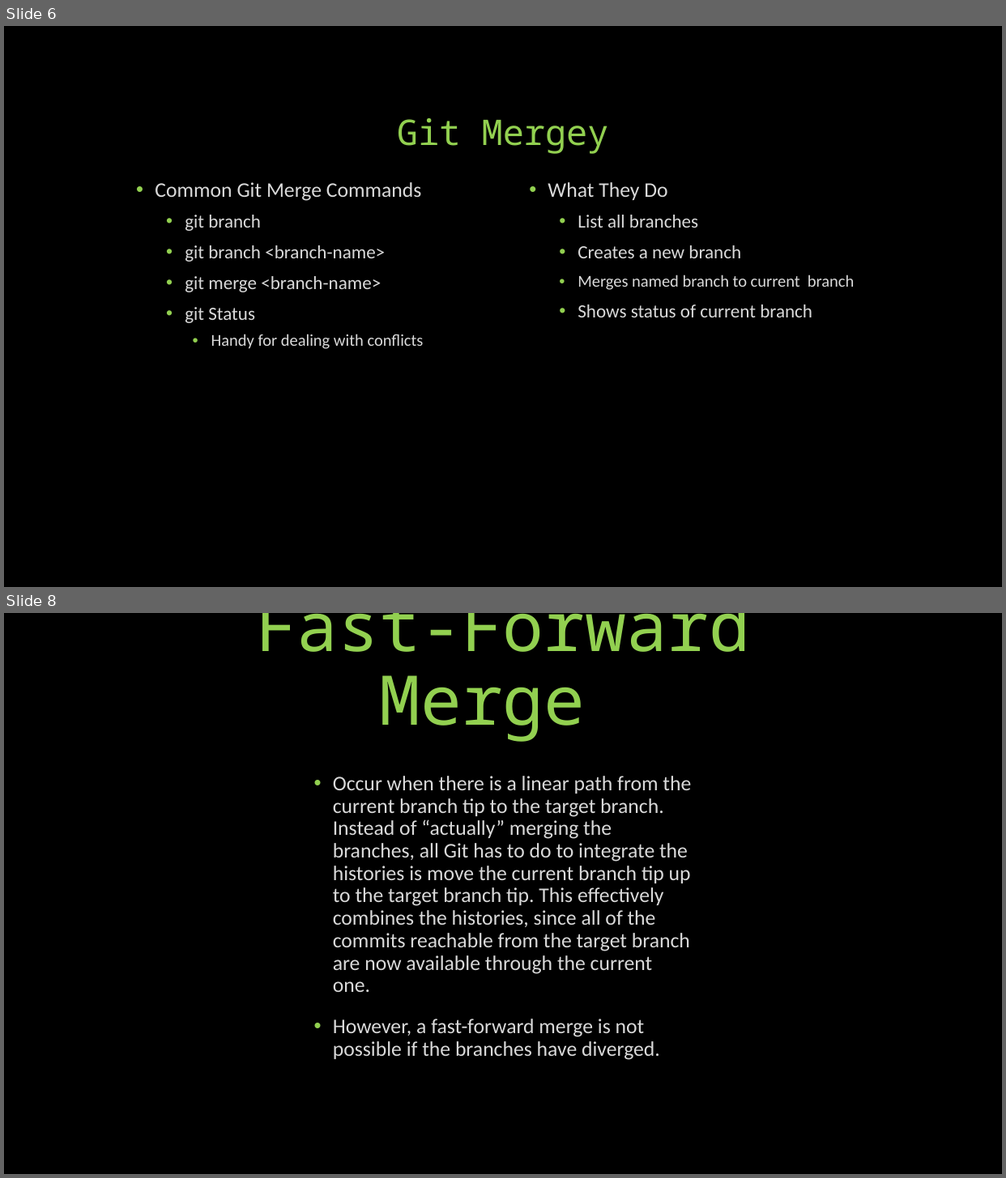
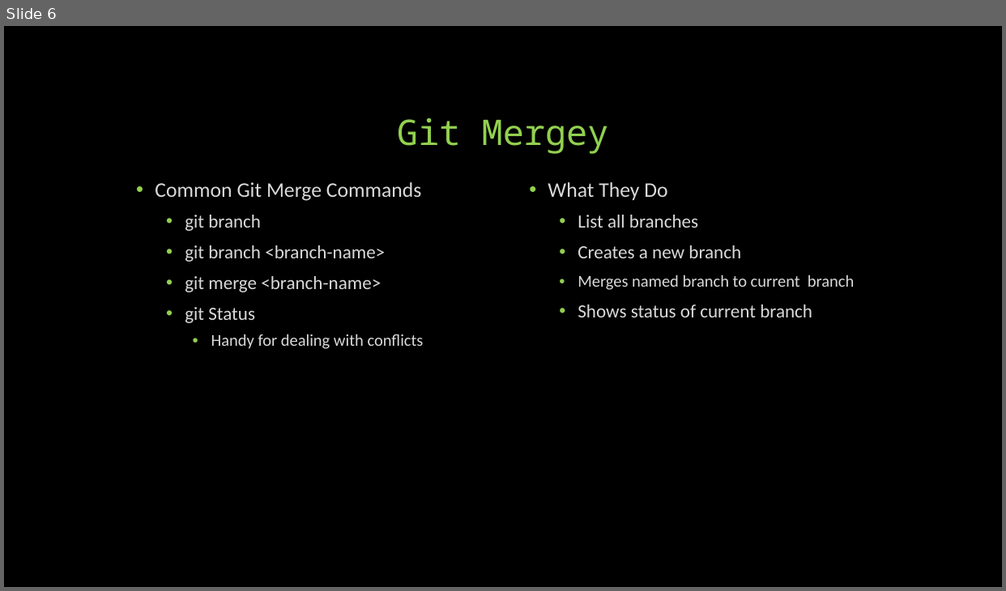
Before and after one commit to KalinBowden/BeDapperDesigns, a slide deck: GIT HUB Branching & Merging.pptx. Shown one above the other, each under a label of ours: slides 6 and 8 before the commit, slide 6 after it; the slides between them are not shown. The pictures are 1006x1178 and 1006x591 pixels, drawn with LibreOffice and Linux fonts; fonts in the diff are those of the drawing. Boxes give left, top, right and bottom in pixels: in the first picture for what was removed or moved away, otherwise in the second. Text is boxed around its words. In the diff, an @@ line names an element or a change of style, - is before the commit and + after.

```diff
--- a/GIT HUB Branching & Merging.pptx
+++ b/GIT HUB Branching & Merging.pptx
@@ slide 8 removed at [4, 613, 1002, 1174], background #000000 @@
@@ title removed at [256, 613, 750, 742] @@
-Fast-Forward Merge
@@ text removed at [333, 776, 691, 1060] @@
-• Occur when there is a linear path from the current branch tip to the target branch. Instead of “actually” merging the branches, all Git has to do to integrate the histories is move the current branch tip up to the target branch tip. This effectively combines the histories, since all of the commits reachable from the target branch are now available through the current one.
-• However, a fast-forward merge is not possible if the branches have diverged.
```
Also in this commit, not shown: 2 slides changed, 3 other slides removed.
